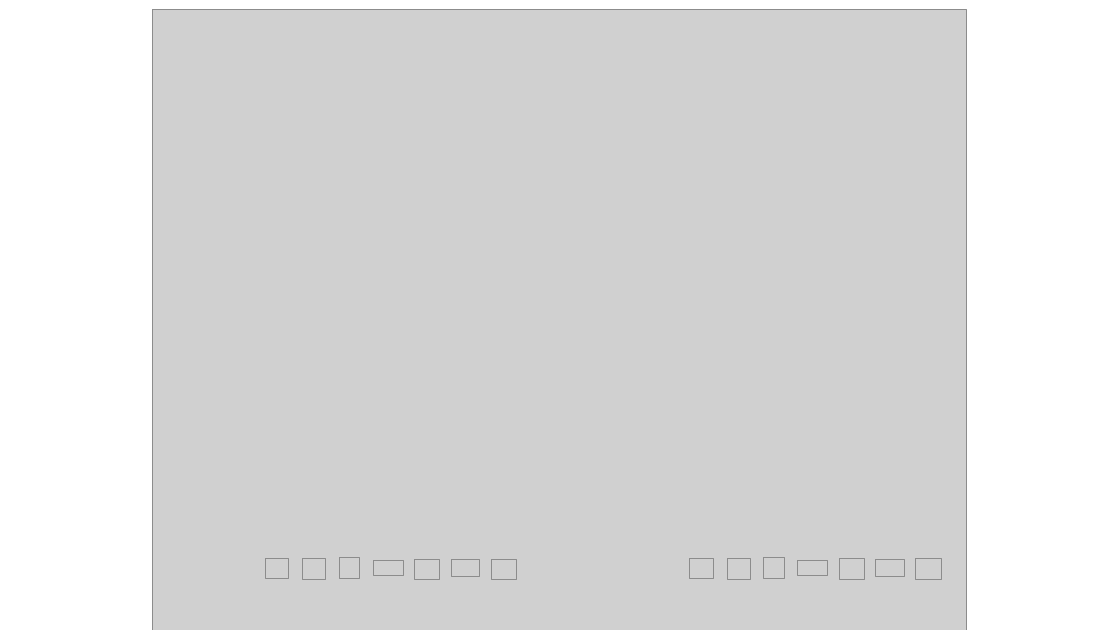
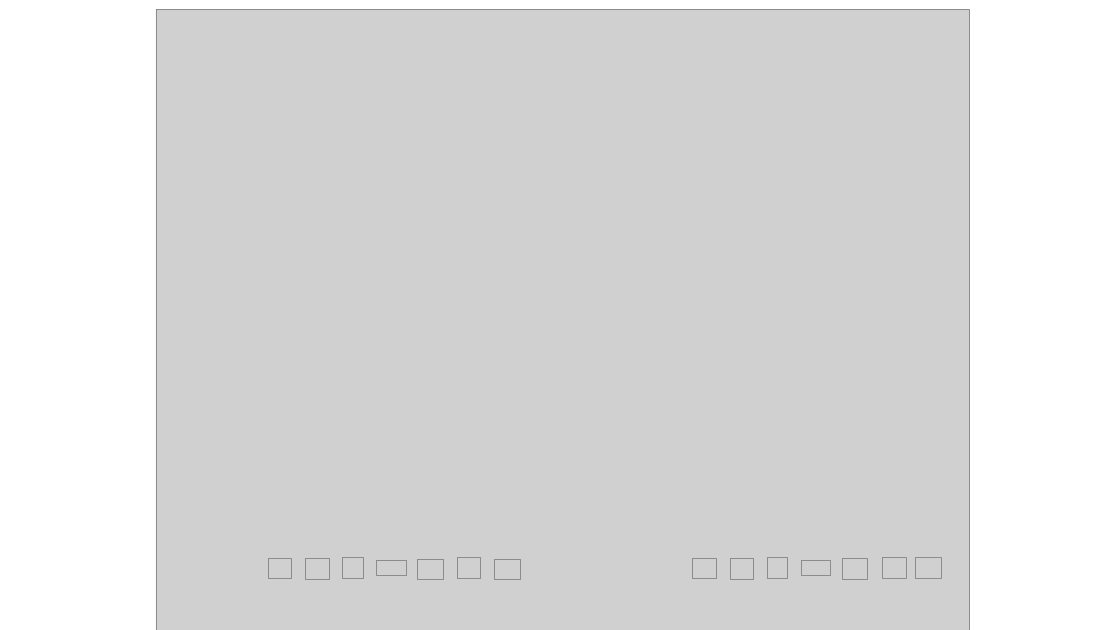
Before and after one commit to hurlbertlab/core-transient, a slide deck: slide 2 of output/plots/Presentation1.pptx. Drawn at 1120x630 pixels with LibreOffice and Linux fonts; fonts in the diff are those of the drawing; grey boxes stand for pictures. Boxes give left, top, right and bottom in pixels: in the first picture for what was removed or moved away, otherwise in the second. Text is boxed around its words. In the diff, an @@ line names an element or a change of style, - is before the commit and + after.

```diff
--- a/output/plots/Presentation1.pptx
+++ b/output/plots/Presentation1.pptx
@@ 9 pictures: place and size @@
-9 pictures at box(153, 10, 966, 630)
+9 pictures at box(156, 10, 970, 630)
@@ picture: place and size @@
-picture at box(451, 560, 480, 576)
+picture at box(457, 557, 481, 578)
@@ picture: place and size @@
-picture at box(876, 560, 905, 576)
+picture at box(883, 558, 907, 579)
```
Also in this commit, not shown: 2 other slides changed, 2 other files.
